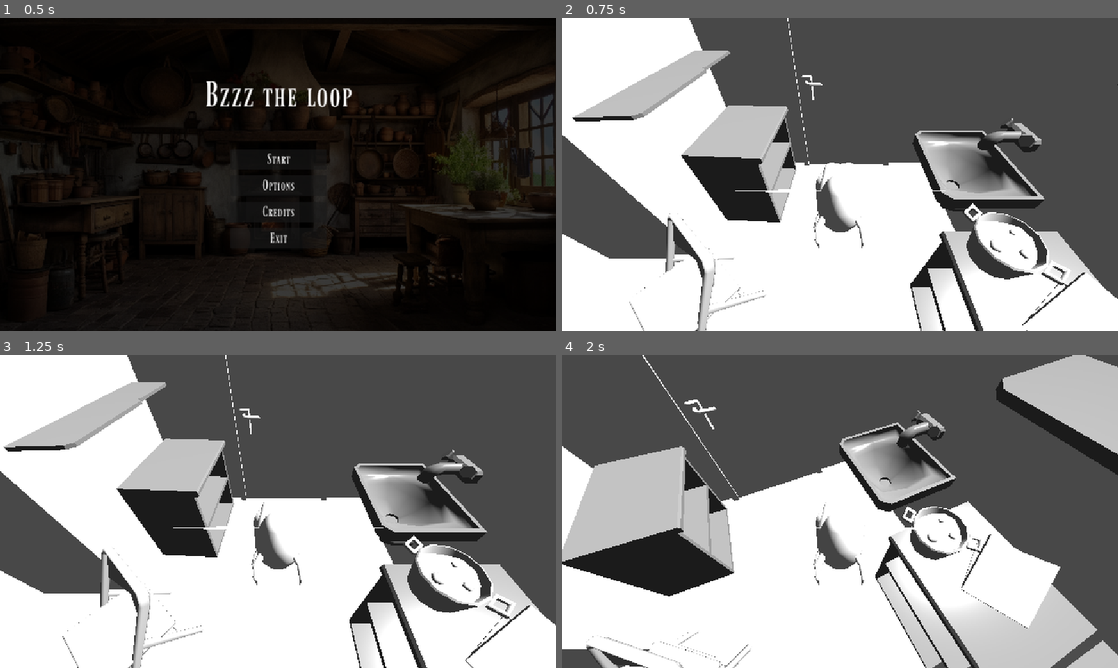
Above: before the commit, frames 1-4 (two rows, left to right).
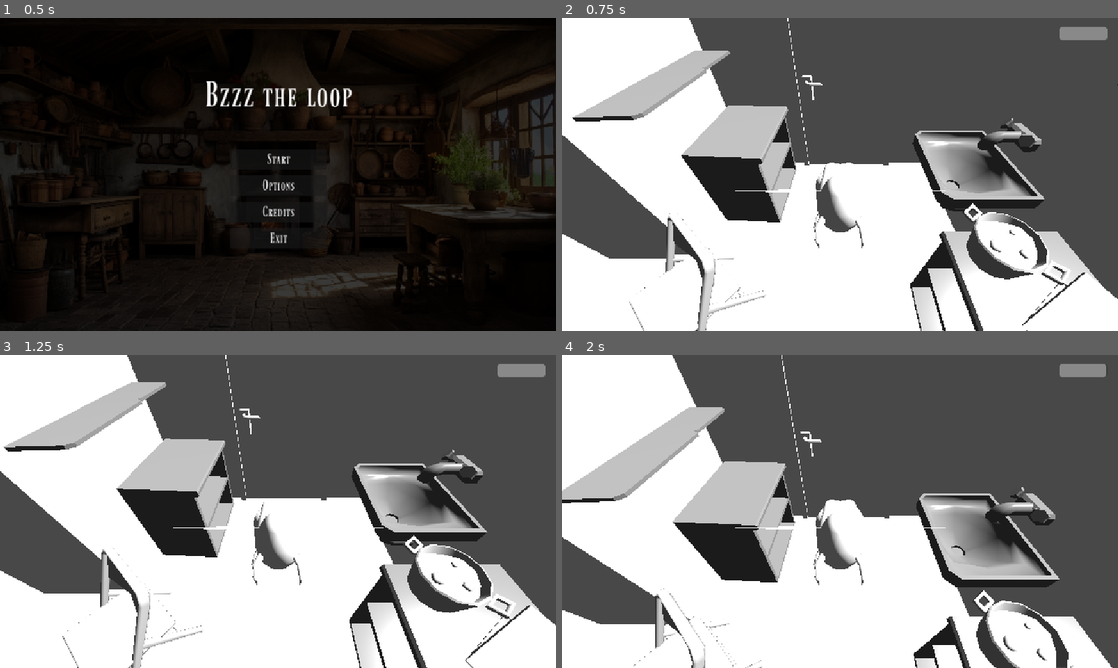
Above: after the commit, the same moments.

Repository: serb2331/gmtk-2025
Game: Godot game, scene res://main_menu.tscn
Same seed, same stepped clock (60 frames per second), same inputs: the game is played once before the commit and once after it.
Inputs (mouse positions are in pixels of both pictures, inside the frame that each line leads up to):
- Up to frame 1 (0.5 s): no input
- Up to frame 2 (0.75 s): click "Start" at 0.5 s
- Up to frame 3 (1.25 s): no input
- Up to frame 4 (2 s): move the mouse to (867, 511) at 1.27 s; hold W (move_forward) from 1.28 s (still down); hold Space (fly) from 1.28 s (still down)

Frame 1 is identical in both runs. In frame 2, 0.4% of the frame differs, in the area x 89-99%, y 2-8%; in frame 3, 0.4%; in frame 4, 50%, in the area x 0-100%, y 0-100%.

Commit message:
added a pause menu

Diff:
--- /dev/null
+++ b/phly/pause_menu.gd
@@ -0,0 +1,41 @@
+extends Control
+
+
+func resume():
+	get_tree().paused = false
+	$AnimationPlayer.play_backwards("blur")
+	Input.mouse_mode = Input.MOUSE_MODE_CAPTURED
+
+func pause():
+	get_tree().paused = true
+	$AnimationPlayer.play("blur")
+	Input.mouse_mode = Input.MOUSE_MODE_VISIBLE
+
+func testEsc():
+	if Input.is_action_just_pressed("Escape"):
+		print("pressed")
+		if get_tree().paused:
+			resume()
+		else:
+			pause()
+
+# Called when the node enters the scene tree for the first time.
+func _ready() -> void:
+	$AnimationPlayer.play("RESET")
+
+
+# Called every frame. 'delta' is the elapsed time since the previous frame.
+func _process(delta: float) -> void:
+	testEsc()
+
+
+func _on_resume_button_pressed() -> void:
+	resume()
+
+
+func _on_restart_button_pressed() -> void:
+	get_tree().reload_current_scene()
+
+
+func _on_quit_button_pressed() -> void:
+	get_tree().change_scene_to_file("res://main_menu.tscn")
--- /dev/null
+++ b/phly/pause_menu.tscn
@@ -0,0 +1,188 @@
+[gd_scene load_steps=7 format=3 uid="uid://drxhrjk6ox23k"]
+
+[ext_resource type="FontFile" uid="uid://dbypm7vmyvbs7" path="res://fonts/ferrum.otf" id="1_hdmo1"]
+[ext_resource type="Script" uid="uid://bigra2o72flyr" path="res://pause_menu.gd" id="1_nwcfo"]
+
+[sub_resource type="StyleBoxFlat" id="StyleBoxFlat_nwcfo"]
+bg_color = Color(0.768883, 0.535827, 0.456124, 1)
+border_width_left = 2
+border_width_top = 2
+border_width_right = 2
+border_width_bottom = 2
+border_color = Color(0.441823, 0.167715, 0.108039, 1)
+
+[sub_resource type="Animation" id="Animation_05uyy"]
+length = 0.001
+tracks/0/type = "bezier"
+tracks/0/imported = false
+tracks/0/enabled = true
+tracks/0/path = NodePath(".:modulate:r")
+tracks/0/interp = 1
+tracks/0/loop_wrap = true
+tracks/0/keys = {
+"handle_modes": PackedInt32Array(0),
+"points": PackedFloat32Array(1, -0.15, 0, 0.15, 0),
+"times": PackedFloat32Array(0)
+}
+tracks/1/type = "bezier"
+tracks/1/imported = false
+tracks/1/enabled = true
+tracks/1/path = NodePath(".:modulate:g")
+tracks/1/interp = 1
+tracks/1/loop_wrap = true
+tracks/1/keys = {
+"handle_modes": PackedInt32Array(0),
+"points": PackedFloat32Array(1, -0.15, 0, 0.15, 0),
+"times": PackedFloat32Array(0)
+}
+tracks/2/type = "bezier"
+tracks/2/imported = false
+tracks/2/enabled = true
+tracks/2/path = NodePath(".:modulate:b")
+tracks/2/interp = 1
+tracks/2/loop_wrap = true
+tracks/2/keys = {
+"handle_modes": PackedInt32Array(0),
+"points": PackedFloat32Array(1, -0.15, 0, 0.15, 0),
+"times": PackedFloat32Array(0)
+}
+tracks/3/type = "bezier"
+tracks/3/imported = false
+tracks/3/enabled = true
+tracks/3/path = NodePath(".:modulate:a")
+tracks/3/interp = 1
+tracks/3/loop_wrap = true
+tracks/3/keys = {
+"handle_modes": PackedInt32Array(0),
+"points": PackedFloat32Array(0, -0.15, 0, 0.15, 0),
+"times": PackedFloat32Array(0)
+}
+
+[sub_resource type="Animation" id="Animation_nwcfo"]
+resource_name = "blur"
+length = 0.3
+tracks/0/type = "bezier"
+tracks/0/imported = false
+tracks/0/enabled = true
+tracks/0/path = NodePath(".:modulate:r")
+tracks/0/interp = 1
+tracks/0/loop_wrap = true
+tracks/0/keys = {
+"handle_modes": PackedInt32Array(0, 0),
+"points": PackedFloat32Array(1, -0.15, 0, 0.15, 0, 1, -0.15, 0, 0.15, 0),
+"times": PackedFloat32Array(0, 0.3)
+}
+tracks/1/type = "bezier"
+tracks/1/imported = false
+tracks/1/enabled = true
+tracks/1/path = NodePath(".:modulate:g")
+tracks/1/interp = 1
+tracks/1/loop_wrap = true
+tracks/1/keys = {
+"handle_modes": PackedInt32Array(0, 0),
+"points": PackedFloat32Array(1, -0.15, 0, 0.15, 0, 1, -0.15, 0, 0.15, 0),
+"times": PackedFloat32Array(0, 0.3)
+}
+tracks/2/type = "bezier"
+tracks/2/imported = false
+tracks/2/enabled = true
+tracks/2/path = NodePath(".:modulate:b")
+tracks/2/interp = 1
+tracks/2/loop_wrap = true
+tracks/2/keys = {
+"handle_modes": PackedInt32Array(0, 0),
+"points": PackedFloat32Array(1, -0.15, 0, 0.15, 0, 1, -0.15, 0, 0.15, 0),
+"times": PackedFloat32Array(0, 0.3)
+}
+tracks/3/type = "bezier"
+tracks/3/imported = false
+tracks/3/enabled = true
+tracks/3/path = NodePath(".:modulate:a")
+tracks/3/interp = 1
+tracks/3/loop_wrap = true
+tracks/3/keys = {
+"handle_modes": PackedInt32Array(0, 0),
+"points": PackedFloat32Array(0, -0.15, 0, 0.15, 0, 1, -0.15, 0, 0.15, 0),
+"times": PackedFloat32Array(0, 0.3)
+}
+
+[sub_resource type="AnimationLibrary" id="AnimationLibrary_05uyy"]
+_data = {
+&"RESET": SubResource("Animation_05uyy"),
+&"blur": SubResource("Animation_nwcfo")
+}
+
+[node name="PauseMenu" type="Control"]
+process_mode = 3
+layout_mode = 3
+anchors_preset = 8
+anchor_left = 0.5
+anchor_top = 0.5
+anchor_right = 0.5
+anchor_bottom = 0.5
+grow_horizontal = 2
+grow_vertical = 2
+script = ExtResource("1_nwcfo")
+
+[node name="Panel" type="Panel" parent="."]
+modulate = Color(1, 1, 1, 0)
+layout_mode = 1
+anchors_preset = 8
+anchor_left = 0.5
+anchor_top = 0.5
+anchor_right = 0.5
+anchor_bottom = 0.5
+offset_left = -169.5
+offset_top = -147.5
+offset_right = 169.5
+offset_bottom = 147.5
+grow_horizontal = 2
+grow_vertical = 2
+theme_override_styles/panel = SubResource("StyleBoxFlat_nwcfo")
+
+[node name="MarginContainer" type="MarginContainer" parent="Panel"]
+layout_mode = 1
+anchors_preset = 15
+anchor_right = 1.0
+anchor_bottom = 1.0
+grow_horizontal = 2
+grow_vertical = 2
+theme_override_constants/margin_left = 32
+theme_override_constants/margin_right = 32
+
+[node name="VBoxContainer" type="VBoxContainer" parent="Panel/MarginContainer"]
+layout_mode = 2
+size_flags_vertical = 4
+theme_override_constants/separation = 12
+
+[node name="Label" type="Label" parent="Panel/MarginContainer/VBoxContainer"]
+layout_mode = 2
+theme_override_fonts/font = ExtResource("1_hdmo1")
+theme_override_font_sizes/font_size = 36
+text = "Menu"
+horizontal_alignment = 1
+
+[node name="ResumeButton" type="Button" parent="Panel/MarginContainer/VBoxContainer"]
+layout_mode = 2
+theme_override_fonts/font = ExtResource("1_hdmo1")
+text = "Resume"
+
+[node name="RestartButton" type="Button" parent="Panel/MarginContainer/VBoxContainer"]
+layout_mode = 2
+theme_override_fonts/font = ExtResource("1_hdmo1")
+text = "Restart"
+
+[node name="QuitButton" type="Button" parent="Panel/MarginContainer/VBoxContainer"]
+layout_mode = 2
+theme_override_fonts/font = ExtResource("1_hdmo1")
+text = "Quit"
+
+[node name="AnimationPlayer" type="AnimationPlayer" parent="."]
+root_node = NodePath("../Panel")
+libraries = {
+&"": SubResource("AnimationLibrary_05uyy")
+}
+
+[connection signal="pressed" from="Panel/MarginContainer/VBoxContainer/ResumeButton" to="." method="_on_resume_button_pressed"]
+[connection signal="pressed" from="Panel/MarginContainer/VBoxContainer/RestartButton" to="." method="_on_restart_button_pressed"]
+[connection signal="pressed" from="Panel/MarginContainer/VBoxContainer/QuitButton" to="." method="_on_quit_button_pressed"]
--- a/phly/project.godot
+++ b/phly/project.godot
@@ -56,6 +56,11 @@
 "events": [Object(InputEventKey,"resource_local_to_scene":false,"resource_name":"","device":0,"window_id":0,"alt_presse …(189 unchanged characters)…
 ]
 }
+Escape={
+"deadzone": 0.2,
+"events": [Object(InputEventKey,"resource_local_to_scene":false,"resource_name":"","device":-1,"window_id":0,"alt_pressed":false,"shift_pressed":false,"ctrl_pressed":false,"meta_pressed":false,"pressed":false,"keycode":0,"physical_keycode":4194305,"key_label":0,"unicode":0,"location":0,"echo":false,"script":null)
+]
+}
 
 [rendering]
 
--- a/phly/room.tscn
+++ b/phly/room.tscn
@@ -1,9 +1,10 @@
-[gd_scene load_steps=10 format=3 uid="uid://browrbdltohk1"]
+[gd_scene load_steps=11 format=3 uid="uid://browrbdltohk1"]
 
 [ext_resource type="Script" uid="uid://coo0j4chw3x46" path="res://room.gd" id="1_4o3f6"]
 [ext_resource type="PackedScene" uid="uid://cmhuo4csf1fj4" path="res://player_fly.tscn" id="1_88gup"]
 [ext_resource type="PackedScene" uid="uid://cfy70qk473650" path="res://kitchen_environment.tscn" id="2_bisa2"]
 [ext_resource type="PackedScene" uid="uid://b1msn131f82fi" path="res://food.tscn" id="3_4o3f6"]
+[ext_resource type="PackedScene" uid="uid://dcsdewssu0eov" path="res://ui_layer.tscn" id="5_ka7wq"]
 
 [sub_resource type="Environment" id="Environment_bisa2"]
 
@@ -42,3 +43,5 @@
 
 [node name="Kitchen_Environment2" parent="." instance=ExtResource("2_bisa2")]
 transform = Transform3D(1, 0, 0, 0, 1, 0, 0, 0, 1, -0.13, 0, 1.015)
+
+[node name="CanvasLayer" parent="." instance=ExtResource("5_ka7wq")]
--- a/phly/ui_layer.tscn
+++ b/phly/ui_layer.tscn
@@ -1,4 +1,6 @@
-[gd_scene load_steps=2 format=3 uid="uid://dcsdewssu0eov"]
+[gd_scene load_steps=3 format=3 uid="uid://dcsdewssu0eov"]
+
+[ext_resource type="PackedScene" uid="uid://drxhrjk6ox23k" path="res://pause_menu.tscn" id="1_pxq32"]
 
 [sub_resource type="GDScript" id="GDScript_mow34"]
 resource_name = "life_bar"
@@ -40,3 +42,5 @@
 grow_horizontal = 0
 show_percentage = false
 script = SubResource("GDScript_mow34")
+
+[node name="PauseMenu" parent="." instance=ExtResource("1_pxq32")]
Not shown, added: phly/pause_menu.gd.uid
